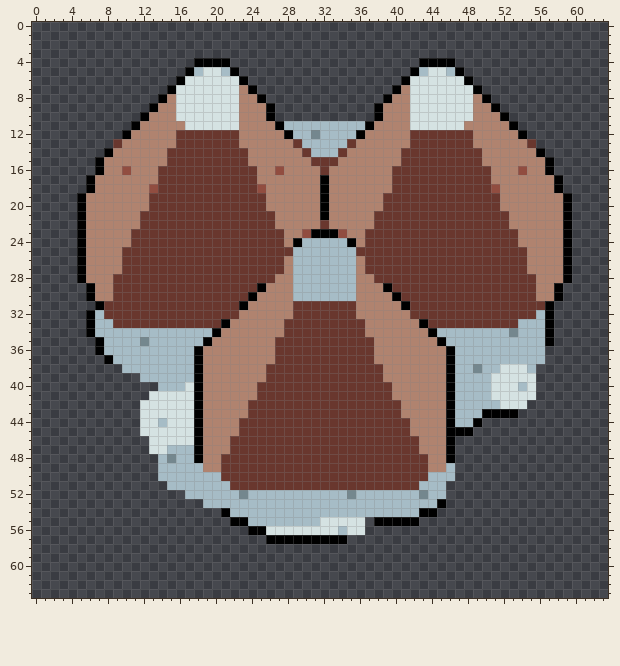
Pixel-art sprite -- public/assets/Tiles/Plains/Mountains/sheet01.png. Above, as it was before the edit.
The file is 64x64 pixels.
Once edited:
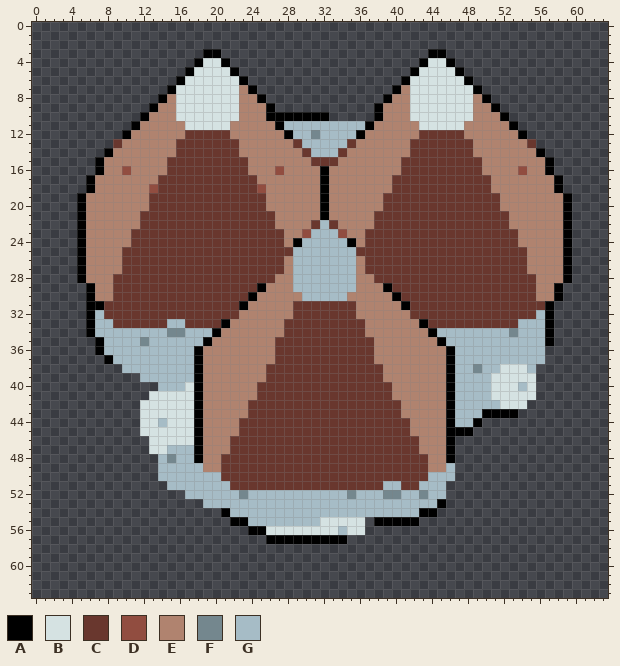
Palette (. is transparent): A #000000  B #d5e2e2  C #69372e  D #914d40  E #b0836f  F #74878e  G #a6bcc6
Difference:
The author put colour A in row 3 at x 19 to 20 and 44 to 45; in row 10 at x 27 to 32; in row 31 at x 6.
Colour C becomes colour A in row 16 at x 32.
Colour A becomes colour B in row 4 at x 19 to 20 and 44 to 45.
Colour G becomes colour B in row 5 at x 18, 21, 43 and 46.
Colour E becomes colour C in row 22 at x 31 and 33.
Colour B becomes colour E in row 11 at x 22 and 42.
Colour C becomes colour E in row 12 at x 16, 22, 42 and 48; in row 14 at x 15, 23, 41 and 49; in row 16 at x 14, 24, 40 and 50.
Colour D becomes colour E in row 18 at x 51.
Colour G becomes colour E in row 30 at x 29 and 35.
Colour G becomes colour F in row 34 at x 15 to 16; in row 52 at x 39 to 40.
Colour A becomes colour G in row 23 at x 31 to 33.
Colour C becomes colour G in row 22 at x 32; in row 33 at x 15 to 16; in row 51 at x 39 to 40.
